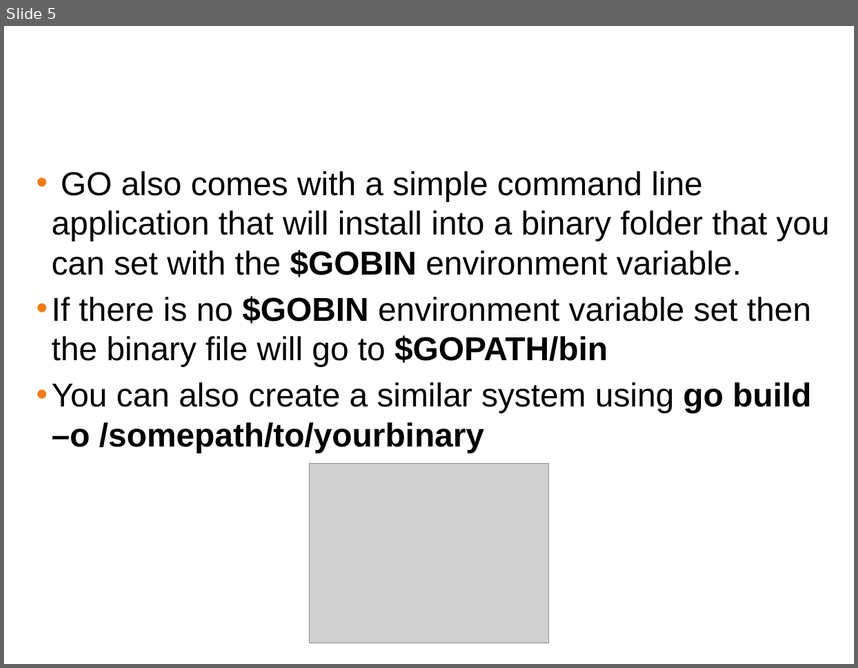
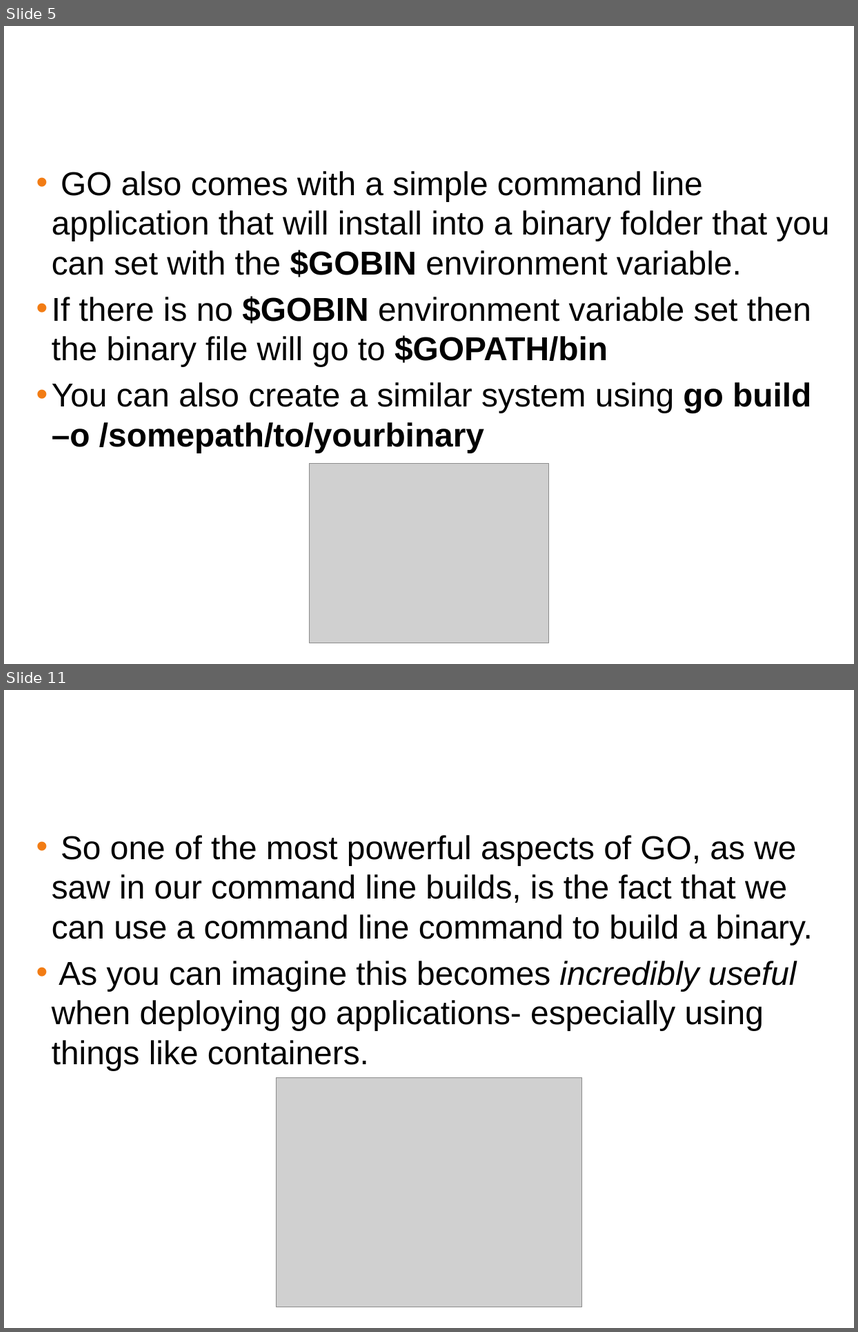
Before and after one commit to ferninphilly/golang_vmware, a slide deck: Module_5/presentations/module_5_presentation.pptx. Shown one above the other, each under a label of ours: slide 5 before the commit, slides 5 and 11 after it; the slides between them are not shown. The pictures are 858x668 and 858x1332 pixels, drawn with LibreOffice and Linux fonts; fonts in the diff are those of the drawing; grey boxes stand for pictures; background and template pictures are left out. Boxes give left, top, right and bottom in pixels: in the first picture for what was removed or moved away, otherwise in the second. Text is boxed around its words. In the diff, an @@ line names an element or a change of style, - is before the commit and + after.

```diff
--- a/Module_5/presentations/module_5_presentation.pptx
+++ b/Module_5/presentations/module_5_presentation.pptx
@@ slide 11 added at bbox=[4, 690, 854, 1328], background #FFFFFF @@
@@ title added at bbox=[11, 704, 846, 767], 38 pt, text #FFFFFF @@
+Deploying a multi-stage application
@@ text added at bbox=[52, 835, 813, 1070], 28 pt, text #000000 @@
+• So one of the most powerful aspects of GO, as we saw in our command line builds, is the fact that we can use a command line command to build a binary.
+• As you can imagine this becomes incredibly useful when deploying go applications- especially using things like containers.
@@ picture added at bbox=[276, 1078, 582, 1306] @@
```
Also in this commit, not shown: 1 slide changed, 6 other slides added, 1 slide removed, 1 other file.
